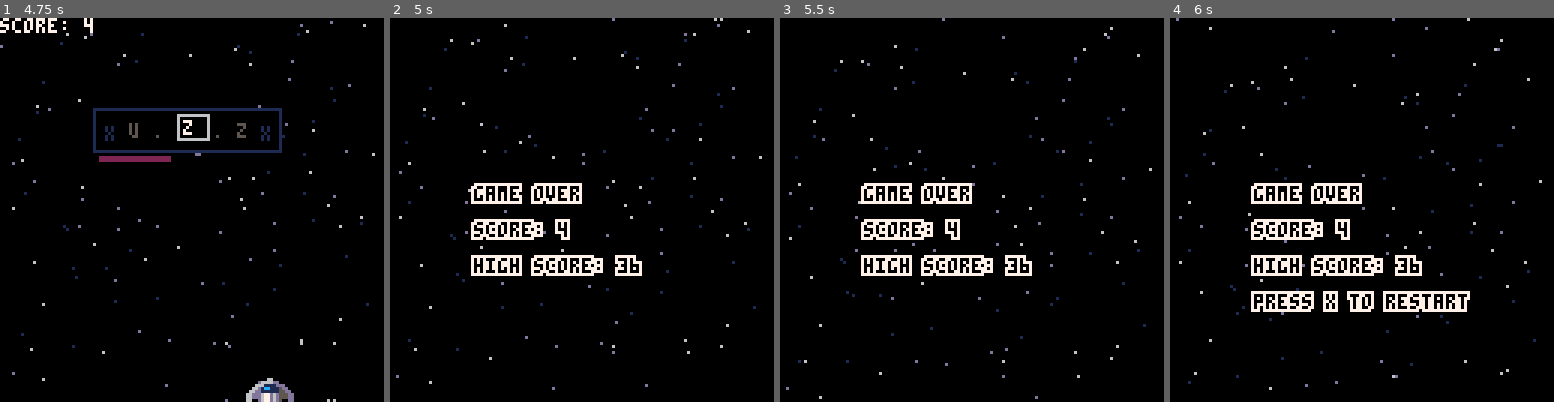
Above: before the commit, frames 1-4 (left to right).
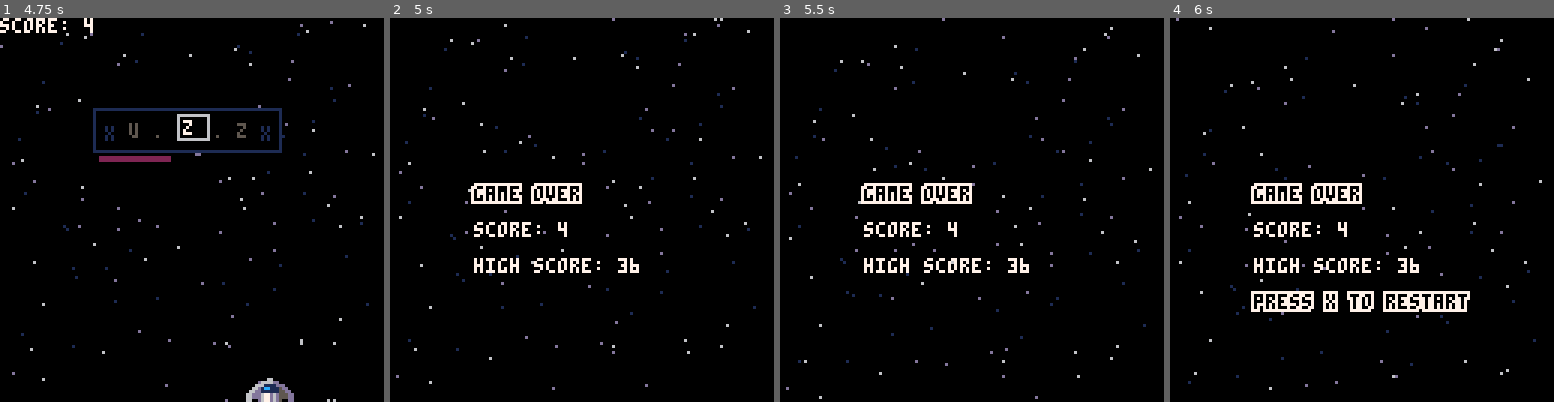
Above: after the commit, the same moments.

Repository: ryanford/EDM-Blastoff
Game: PICO-8 cartridge rhythm-game.p8
Same seed, same stepped clock (60 frames per second), same inputs: the game is played once before the commit and once after it.
Inputs:
- Up to frame 1 (4.75 s): tap X (X key) at 0.33, 1.07, 1.85, 2.97, 4.08 s; tap O (Z key) at 0.7, 1.7, 2.1, 2.5, 2.9, 3.3, 3.7, 4.1, 4.5 s; hold Right 1.6-2.1 s; hold Up 2.15-2.42 s; hold Right 2.47-3.03 s; hold Left 3.08-3.58 s; hold Right 4.02-4.68 s; hold Up from 4.73 s (still down)
- Up to frame 2 (5 s): keep holding Up; tap O (Z key) at 4.9 s
- Up to frame 3 (5.5 s): release Up at 5.03 s; hold Left from 5.08 s (still down); tap X (X key) at 5.2 s; tap O (Z key) at 5.3 s
- Up to frame 4 (6 s): release Left at 5.68 s; tap O (Z key) at 5.7 s

Frame 1 is identical in both runs. In frame 2, 3.2% of the frame differs, in the area x 21-66%, y 52-68%; in frame 3, 3.2%; in frame 4, 3.2%.

Commit message:
Remove some outline in gameover screen

Diff:
--- a/rhythm-game.p8
+++ b/rhythm-game.p8
@@ -182,8 +182,8 @@
     print_outline("new high score!!!",28,68, 12, 0)
     print_outline("score: "..flr(score),28,80,12, 0)
   else
-    print_outline("score: "..flr(score),28,68,7, 0)
-    print_outline("high score: "..highscore,28,80,7, 0)
+    print("score: "..flr(score),28,68,7)
+    print("high score: "..highscore,28,80,7)
   end
   if timeout>1 then
     print_outline("press x to restart",28,92,7,0)
